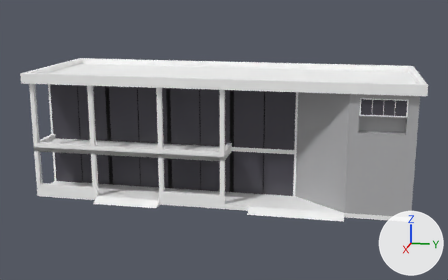
An edit to the glTF model src/assets/3d/building15.glb, drawn before and after from the same camera.
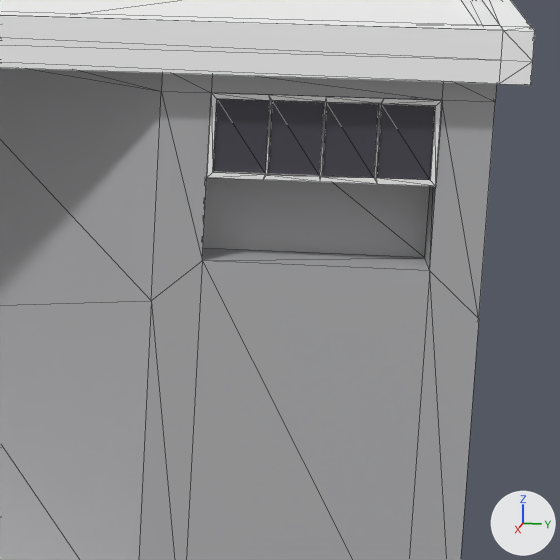
Old and new are each drawn whole from a 50 mm lens placed at (30.48, 13.13, 8.59), pointed at (2.14, 7.46, 1.5) and again close up on the part from 71% to 97% of the width and 28% to 70% of the height. Lighting does not change. The marker at lower right points along +X, +Y and +Z. The close-ups show mesh edges as thin lines. Vertices at the same position are counted once.

Names of what the first close-up shows: 'Cube.001', 'cap', 'extra', 'window'.
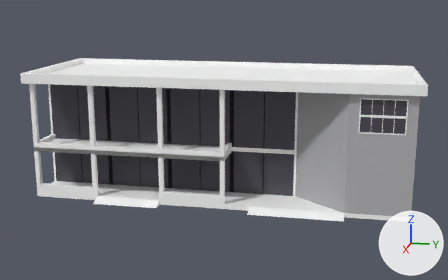
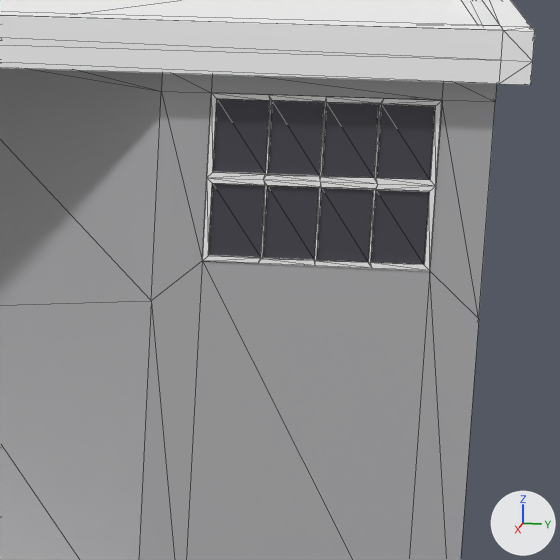
Boxes [x1, y1, x2, y2] around the edits, measured in the close-ups (560 x 560 px):
'window', reshaped (90% taller): before [207, 93, 442, 186]; after [202, 93, 442, 271]
part 1 of me_cube_007, added: after [202, 178, 436, 271]

The change, as a list of edits to the scene's bpy script:
```text
Change me_cube_007:
    used by ob_window; location = (0.0, 0.0, 0.0)
    remove me_cube_007.from_pydata(...)  # 48 vertices, 84 faces; spans x 4.79..4.81, y 13.67..15.57, z 3.46..4.2
    add me_cube_007.from_pydata(...)  # 91 vertices, 168 faces; spans x 4.79..4.81, y 13.67..15.57, z 2.73..4.2
    me_cube_007 part 1
    43 vertices are added at x 4.79..4.81, y 13.67..15.57, z 2.73..3.42
    76 new faces join them, mat_material_001 (white #ffffff)
    8 new faces join them, mat_glass (dark grey #4b4952)
```
